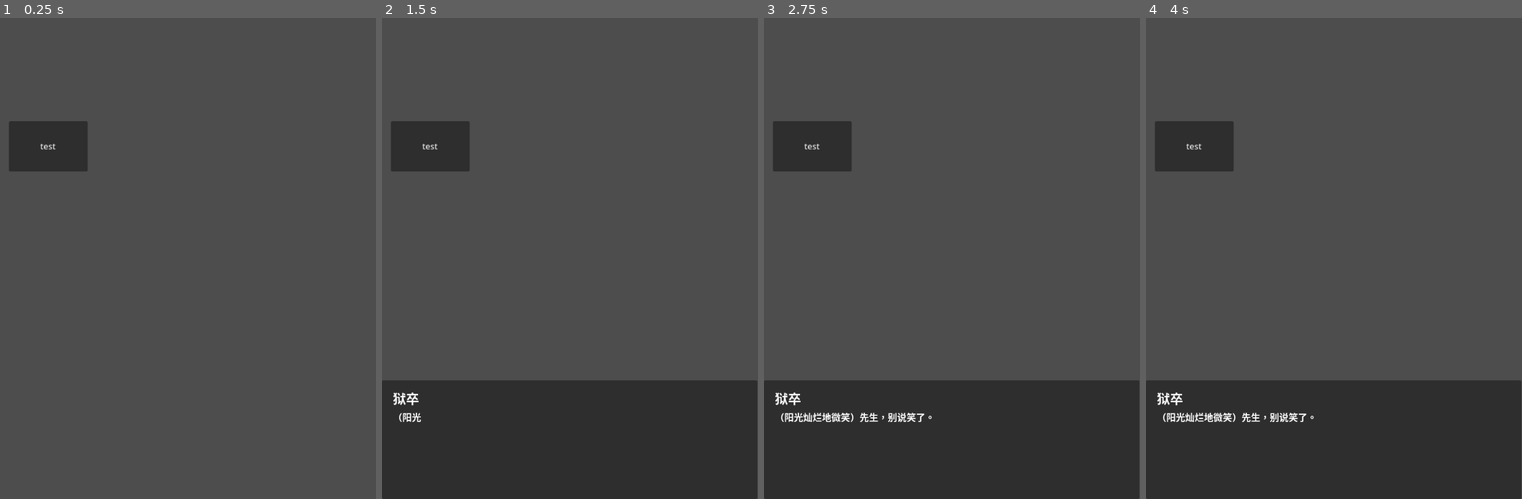
Above: before the commit, frames 1-4 (left to right).
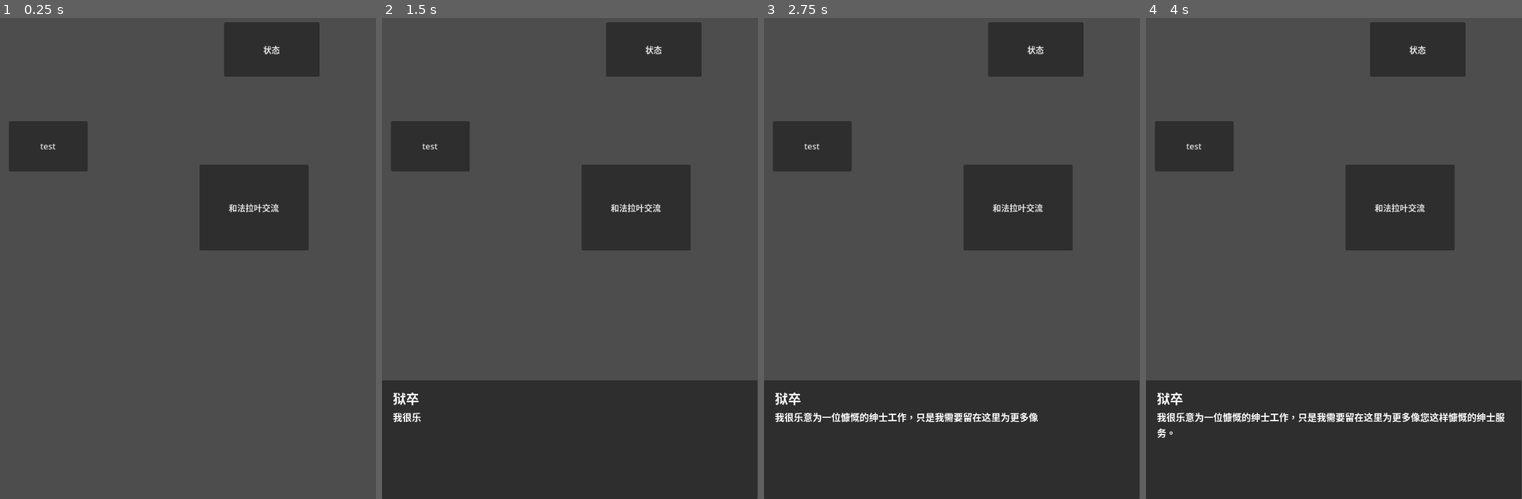
Above: after the commit, the same moments.

Repository: monsteriormaster/endeavor
Game: Godot game, scene res://debug/debug10.tscn
The game is run twice, just before and just after one commit, with the same random seed, the same clock (stepped at 60 frames per second) and the same inputs. This scene is started directly instead of the project's main scene.
Inputs (mouse positions are in pixels of both pictures, inside the frame that each line leads up to):
- Up to frame 1 (0.25 s): no input
- Up to frame 2 (1.5 s): click "test" at 0.5 s; click "你在这里多少有些屈才" at 1.25 s
- Up to frame 3 (2.75 s): click (1034, 51) at 2 s, where only the run after the commit has a clickable "状态"
- Up to frame 4 (4 s): click (1401, 205) at 2.75 s, where only the run after the commit has a clickable "和法拉叶交流"; click "test" at 3.5 s

The runs differ from the first frame. In frame 1, 7.9% of the frame differs, in the area x 53-85%, y 0-49%; in frame 2, 8.0%; in frame 3, 8.8%; in frame 4, 9.2%, in the area x 3-96%, y 0-88%.

Commit message:
feat 修改存储内容，添加了npc的情况。 添加了对话框对condition option的处理和对effect的处理，可以在debug10.tscn查看情况

Diff:
--- a/components/confirmdialog.gd
+++ b/components/confirmdialog.gd
@@ -27,7 +27,6 @@
 
 func setup(cur_title:String, cur_message:String,
 			cur_confirm_text:String ='确认', cur_cancel_text:String = '取消'):
-	print("已经setup了\n")
 	my_title = cur_title
 	message = cur_message
 	confirm_text = cur_confirm_text
--- a/components/dialogue_ui.gd
+++ b/components/dialogue_ui.gd
@@ -20,7 +20,6 @@
 
 
 func display_next_dialogue():
-	print(dialogue_index)
 	if dialogue_index == -1:
 		visible = false
 		return
@@ -28,9 +27,6 @@
 	clear_options()
 
 	var dialogue := main_dialogue.dialogue_list[dialogue_index]
-	print(dialogue.content)
-	print(dialogue.next)
-	print(dialogue.content)
 
 	if typing_tween and typing_tween.is_running():
 		typing_tween.kill()
@@ -48,10 +44,12 @@
 		if dialogue.is_option == false:
 			typing_tween.tween_callback(func(): dialogue_index = dialogue.next)
 
+	if dialogue.effect != '':
+		print(dialogue.effect)
+		deal_effect(dialogue.effect)
+
 	if dialogue.is_option:
 		show_option(dialogue.options)
-
-	print("next is",dialogue.next)
 
 
 func append_character(character : String):
@@ -60,10 +58,16 @@
 
 func show_option(options):
 	for option in options:
-		var option_label = Button.new()
-		option_label.text = option.text
-		option_label.pressed.connect(on_option_entered.bind(option.next))
-		option_box.add_child(option_label)
+		if option["is_ava"]:
+			var option_label = Button.new()
+			option_label.text = option.text
+			option_label.pressed.connect(on_option_entered.bind(option.next))
+			option_box.add_child(option_label)
+		else:
+			var option_label = Button.new()
+			option_label.text = option.condition + "时解锁该选项"
+			option_label.disabled = true
+			option_box.add_child(option_label)
 
 
 func _ready():
@@ -83,3 +87,101 @@
 func clear_options():
 	for child in option_box.get_children():
 		child.queue_free()
+
+
+func deal_effect(dialogue_effects):
+	var effects = dialogue_effects.split("；")
+	print(effects)
+	for effect in effects:
+
+		effect = effect.strip_edges()
+		if effect == "":
+			continue
+
+		if effect.begins_with("获得 "):
+			var tag = effect.get_slice("tag ", 1)
+			if tag not in Player.player_tags:
+				Player.player_tags.append(tag)
+
+
+		elif effect.contains(" 获得 "):
+			var parts = effect.split(" 获得 ")
+			var character = parts[0].strip_edges()
+			var tag = parts[1].strip_edges()
+			if character not in Player.npc:
+				Player.npc[character]={}
+			if 'tags' not in Player.npc[character]:
+				Player.npc[character]['tags'
+				]=[]
+			if tag not in Player.npc[character]["tags"]:
+				Player.npc[character]["tags"].append(tag)
+
+		elif effect.begins_with("money "):
+			var getting = effect.get_slice("money ", 1)
+			var parts = getting.split(" ")
+			var pd = parts[1].strip_edges()
+			var value = int(parts[2].strip_edges())
+			if pd == '-':
+				value *= -1
+			Player.player_money += value
+
+
+
+
+
+func translate_condition(condition: String) -> String:
+
+	var translated_parts = []
+	var condition_groups = condition.split("；")
+
+	for group in condition_groups:
+		group = group.strip_edges()
+		if group == "":
+			continue
+
+		# 处理角色tag条件
+		if group.contains(" tag "):
+			var parts = group.split(" tag ")
+			if parts.size() == 2:
+				var character = parts[0].strip_edges()
+				var required_tag = parts[1].strip_edges()
+				translated_parts.append(character + "必须被" + required_tag)
+
+		# 处理玩家tag条件
+		elif group.begins_with("tag "):
+			var tag_list = group.get_slice("tag ", 1)
+			var required_tags = tag_list.split("，")
+			var saying := "你必须"
+			var i := 1
+
+			for tag in tag_list:
+				saying = saying + tag
+				if i == tag_list.length():
+					break
+				saying = saying + ' '
+				i = i + 1
+
+
+		# 处理money条件
+		elif group.begins_with("money "):
+			var parts = group.split(" ")
+			var op_text = ""
+			var operator = parts[1].strip_edges()
+			var value = parts[2].strip_edges()
+
+			if operator == ">" or operator == ">=":
+				op_text = "必须超过"
+
+			elif operator == "<=" or operator == "<":
+				op_text = "不能多于"
+
+			translated_parts.append("金钱" + op_text + value + "元")
+
+	# 将所有翻译后的条件用"并且"连接
+	var final_text = ""
+	for i in range(translated_parts.size()):
+		if i > 0:
+			final_text += "并且"
+		final_text += translated_parts[i]
+
+	return final_text
--- a/debug/debug10.tscn
+++ b/debug/debug10.tscn
@@ -13,4 +13,22 @@
 text = "test
 "
 
+[node name="Button2" type="Button" parent="."]
+offset_left = 429.0
+offset_top = 169.0
+offset_right = 612.0
+offset_bottom = 273.0
+text = "状态
+"
+
+[node name="Button3" type="Button" parent="."]
+offset_left = 382.0
+offset_top = 441.0
+offset_right = 591.0
+offset_bottom = 605.0
+text = "和法拉叶交流
+"
+
 [connection signal="pressed" from="Button" to="." method="_on_button_pressed"]
+[connection signal="pressed" from="Button2" to="." method="_on_button_2_pressed"]
+[connection signal="pressed" from="Button3" to="." method="_on_button_3_pressed"]
--- a/debug/debug_10.gd
+++ b/debug/debug_10.gd
@@ -3,4 +3,12 @@
 
 
 func _on_button_pressed():
-	PlotImporter.add_plot("res://resoures/plot/rite/prison.json","10万后再次与狱卒交谈")
+	PlotImporter.add_plot("res://resoures/plot/rite/prison.json","50万后再次与狱卒交谈")
+
+
+func _on_button_2_pressed():
+	print(Player.player_tags)
+
+
+func _on_button_3_pressed():
+	PlotImporter.add_plot("res://resoures/plot/rite/prison.json","与法拉叶的第一次交流")
--- a/resoures/plot/rite/prison.json
+++ b/resoures/plot/rite/prison.json
@@ -12,16 +12,21 @@
 			"is_option": true,
 			"options":[
 				{
+					"condition":"money > 1",
 					"text":"试探地给出1万元",
 					"next":2,
 					"effect":"money - 1",
 				},
 				{
+					"condition":"money > 10",
 					"text":"给出10万元",
+					"effect":"money - 10",
 					"next":3,
 				},
 				{
+					"condition":"money > 50",
 					"text":"给出50万元",
+					"effect":"money - 50",
 					"next":4,
 				},
 				{
@@ -34,73 +39,25 @@
 			"name":"狱卒",
 			"text":"请不要质疑我的职业操守。",
 			"is_option": false,
+			"effect":"money +1",
 			"next": -1,
 		},
 		"3th":{
 			"name":"狱卒",
 			"text":"先生，监狱钥匙在这里，探监完放回来就好。",
-			"is_option": false,
-			"next": 4,
+			"effect":"获得 tag 进入监狱许可",
+			"is_option": false,
+			"next": -1,
 		},
 		"4th":{
 			"name":"狱卒",
 			"text":"您竟如此体谅我们的工作，监狱钥匙在这里，探监完放回来就好。虽然牢房的门都锁好了，但是越往里越是写穷凶恶极的东西，您还是小心些。要是有不长眼地得罪了您，给我说一声，他也就老实了。若是专门给某位行方便。（停顿片刻后，阳光灿烂得笑起来）",
-			"effect":"狱卒 获得 tag 贿赂",
-			"is_option": false,
-			"next": 5,
-		},
-	},
-	"与狱卒第一次交流":{
-		"0th":{
-			"name":"{player_name}",
-			"text":"先生，能行个方便吗？",
-			"is_option":false,
-			"next": 1,
-		},
-		"1th":{
-			"name":"狱卒",
-			"text":"（上下打量了片刻）先生，你知道的，我的工作就是看好这儿。",
-			"is_option": true,
-			"options":[
-				{
-					"text":"试探地给出1万元",
-					"next":2,
-					"effect":"money - 1",
-				},
-				{
-					"text":"给出10万元",
-					"next":3,
-				},
-				{
-					"text":"给出50万元",
-					"next":4,
-				},
-				{
-					"text":"我临时想起还有点事，晚点再会。",
-					"next":-1,
-				},
-			]
-		},
-		"2th":{
-			"name":"狱卒",
-			"text":"请不要质疑我的职业操守。",
-			"is_option": false,
-			"effect":"money +1",
-			"next": -1,
-		},
-		"3th":{
-			"name":"狱卒",
-			"text":"先生，监狱钥匙在这里，探监完放回来就好。",
-			"is_option": false,
-			"next": 4,
-		},
-		"4th":{
-			"name":"狱卒",
-			"text":"您竟如此体谅我们的工作，监狱钥匙在这里，探监完放回来就好。虽然牢房的门都锁好了，但是越往里越是写穷凶恶极的东西，您还是小心些。要是有不长眼地得罪了您，给我说一声，他也就老实了。若是专门给某位行方便。（停顿片刻后，阳光灿烂得笑起来）",
-			"is_option": false,
-			"next": 5,
-		},
-	},
+			"effect":"获得 tag 进入监狱许可; 狱卒 获得 tag 贿赂",
+			"is_option": false,
+			"next": -1,
+		},
+	},
+
 
 	"50万后再次与狱卒交谈":{
 		"0th":{
@@ -117,6 +74,7 @@
 					"next":1,
 				},
 				{
+					"condition":"money > 5",
 					"text":"我想让某人过得好些",
 					"next":4,
 				},
@@ -128,16 +86,21 @@
 			"is_option":true,
 			"options":[
 				{
-					"condition":"tags:　认识法拉叶",
+					"condition":"tags: 认识法拉叶",
 					"text":"好像是叫法拉叶",
 					"next":2,
 				},
 				{
-					"condition":"tags:　认识衫斯",
+					"condition":"tags: 认识衫斯",
 					"text":"好像是叫衫斯",
 					"next":3,
 				},
-			],
+				{
+					"text":"让我再想想",
+					"next":8,
+				},
+			],
+
 		},
 		"2th":{
 			"name":"狱卒",
@@ -159,17 +122,21 @@
 			"is_option":true,
 			"options":[
 				{
-					"condition":"tags:　认识法拉叶",
+					"condition":"tags: 认识法拉叶",
 					"text":"给狱卒5万元，让法拉叶吃得好些。",
-					"effect":"money -5",
+					"effect":"money - 5",
 					"next":5,
 				},
 				{
-					"condition":"tags:　认识衫斯",
+					"condition":"tags: 认识衫斯",
 					"text":"给狱卒5万元，让衫斯吃得好些。",
-					"effect":"money -5",
+					"effect":"money - 5",
 					"next":6,
 				},
+				{
+					"text":"让我再想想",
+					"next":8,
+				},
 			],
 		},
 		"5th":{
@@ -192,7 +159,60 @@
 			"is_option": false,
 			"next": -1,
 		},
-	},
+		"8th":{
+			"name":"",
+			"text":"还是再看看监狱里的情况吧。",
+			"is_option": false,
+			"next": -1,
+		},
+	},
+
+
+	"与法拉叶的第一次交流":{
+		"0th":{
+			"name":"",
+			"text":"这是一个还没有被磨平棱角的犯人，眼神里还有一股狠劲，像一匹没有被驯化的狼。",
+			"next":1,
+		},
+		"1th":{
+			"name":"{player_name}",
+			"text":"你叫什么名字，我对你感兴趣。",
+			"is_option": false,
+			"next": 2,
+		},
+		"2th":{
+			"name":"？？？",
+			"text":"法拉叶，你的兴趣有什么用？",
+			"is_option": false,
+			"next": 3,
+		},
+		"3th":{
+			"name":"player_name",
+			"text":"可以让你自由。说说吧，犯了什么事。",
+			"is_option": false,
+			"next": 4,
+		},
+		"4th":{
+			"name":"法拉叶",
+			"text":"何必消遣我。（忽然咧开嘴笑起来）老实说我不知道，只听说是什么聚众，什么斗殴。事实上，我仅仅只是路过。",
+			"is_option": false,
+			"next": 5,
+		},
+		"5th":{
+			"name":"",
+			"text":"他说是被冤枉的，你知道这个国家的警察的靠谱程度和贿赂成正比，可是到底应该有一点下限。",
+			"is_option": false,
+			"next": 6,
+		},
+		"6th":{
+			"name":"法拉叶",
+			"text":"先生，如果你对我尚存一丝怜悯，可以让我吃点好的吗，我已经一个月没有见过荤了。",
+			"is_option": false,
+			"effect":"获得 tag 认识法拉叶",
+			"next": -1,
+		},
+	},
+
 
 	"10万后再次与狱卒交谈":{
 		"0th":{
@@ -214,6 +234,7 @@
 					"next":2,
 				},
 				{
+					"condition":"money > 50",
 					"text":"贿赂狱卒",
 					"next":4,
 				},
@@ -250,4 +271,5 @@
 		},
 	},
 
+
 }
--- a/scene/player.tscn
+++ /dev/null
@@ -1,3 +0,0 @@
-[gd_scene format=3 uid="uid://beu1ayp603c70"]
-
-[node name="player" type="Area2D"]
--- a/script/player.gd
+++ b/script/player.gd
@@ -8,7 +8,7 @@
 @export_group("player")
 @export var player_age =16.0
 #用于定义时间相关的事件
-@export var player_money =100
+@export var player_money =30
 @export var player_app_fact =""
 @export var player_name ="请输入你的名字"
 
@@ -27,7 +27,9 @@
 @export_group("others")
 @export var partner = {}#伙伴
 @export var development = {}#剧情发展情况
+@export var npc = {}#其他角色
 
+@export_group("kid")
 @export var child_name : String
 @export var child = {}#孩子的情况
 
--- a/script/plot_importer.gd
+++ b/script/plot_importer.gd
@@ -44,19 +44,70 @@
 			dialogue.content = dialogue_data.get("text", "")
 			dialogue.is_option = dialogue_data.get("is_option",false)
 			dialogue.next =dialogue_data.get("next",-1)
-
+			dialogue.effect = dialogue_data.get("effect","")
 			dialogue.options = []
 			if dialogue_data.has("options"):
 				for option_data in dialogue_data["options"]:
 					var option = {
 						"text": option_data.get("text", ""),
 						"next": option_data.get("next", -1),
-						"effect": option_data.get("effect", "")
+						"effect": option_data.get("effect", ""),
+						"condition": option_data.get("condition", "")
 					}
+					option['is_ava'] = deal_condition(option["condition"])
 					dialogue.options.append(option)
-
 
 			dialogue_group.dialogue_list.append(dialogue)
 		else:
 			break
 	dialogue_ui.show_dialogue_group(dialogue_group)
+
+
+func deal_condition(condition:String)-> bool:
+	if condition == "":
+		return true
+	else:
+		if sentence_condition(condition):
+			return true
+	return false
+
+
+func sentence_condition(condition:String)-> bool:
+
+	var condition_groups = condition.split("；")
+
+	for group in condition_groups:
+		group = group.strip_edges()
+		if group == "":
+			continue
+
+		if group.begins_with("tags: "):
+			var tag_list = group.get_slice("tags: ", 1)
+			var required_tags = tag_list.split("，")
+			for tag in required_tags:
+				print(Player.player_tags)
+				if tag not in Player.player_tags:
+					return false
+
+		elif group.contains(" tag "):
+			var parts = group.split(" tag ")
+			var character = parts[0].strip_edges()
+			var tags = parts[1].strip_edges()
+			var required_tags = tags.split("，")
+			for tag in required_tags:
+				if tag not in Player.npc[character][tags]:
+					return false
+
+		elif group.begins_with("money "):
+			var parts = group.split(" ")
+			var pd = parts[1].strip_edges()
+			var value = int(parts[2].strip_edges())
+
+			if pd == ">" || pd == ">=":
+				if Player.player_money < value:
+					return false
+
+			if pd == "<" || pd == "<=":
+				if Player.player_money > value:
+					return false
+	return true
--- a/script/save_loader.gd
+++ b/script/save_loader.gd
@@ -48,6 +48,7 @@
 
 	save_data["development"] = Player.development
 	save_data["partner"] = Player.partner
+	save_data["npc"] = Player.npc
 	#其他信息
 
 	return save_data
@@ -78,4 +79,5 @@
 
 	Player.development = save_data["development"]
 	Player.partner = save_data["partner"]
+	Player.npc = save_data["npc"]
 	#其他信息
